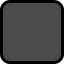
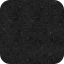
Layered file, before and after one edit (64px x 64px). Changes by layer:
added layer "Layer 1 copy 3" above "Rounded Rectangle 1" over (x1=0, y1=0, x2=64, y2=64)
